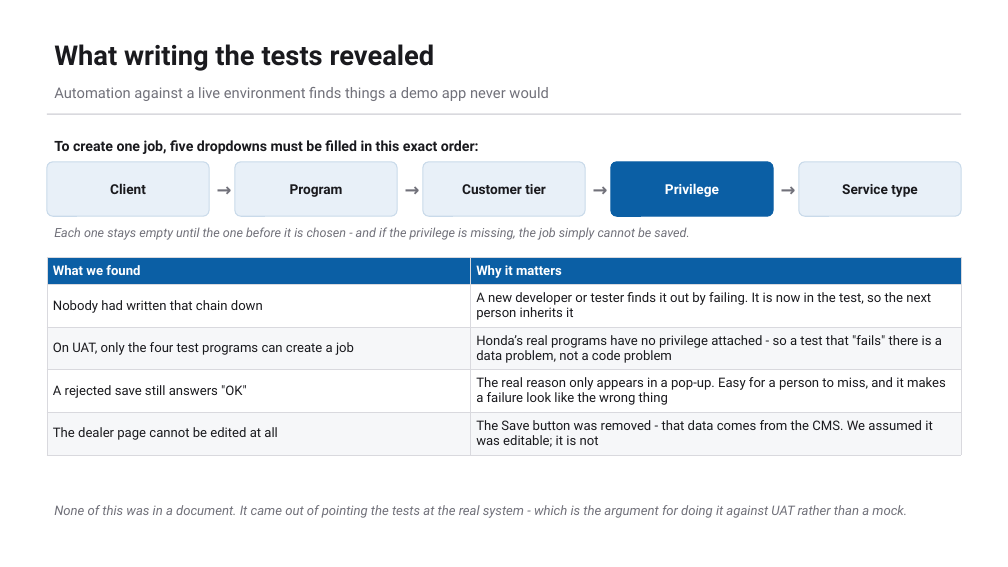
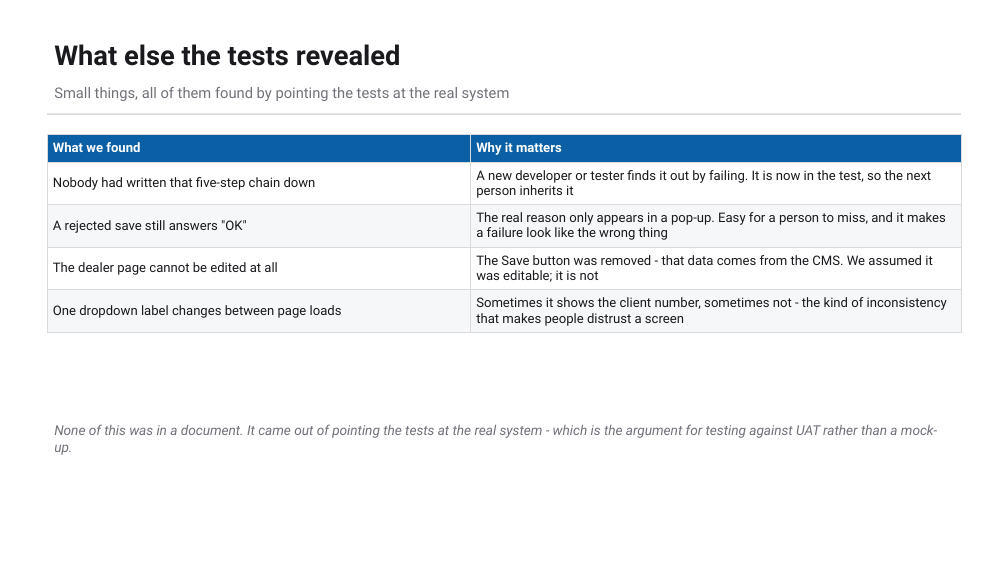
Before and after one commit to bulubuloa/AS.APAC.AI.Workshop, a slide deck: slide 12 of presentations/Web_Test_Automation_Playwright.pptx (slide 10 before the commit). Drawn at 1008x567 pixels with LibreOffice and Linux fonts; fonts in the diff are those of the drawing. Boxes give left, top, right and bottom in pixels: in the first picture for what was removed or moved away, otherwise in the second. Text is boxed around its words. In the diff, an @@ line names an element or a change of style, - is before the commit and + after.

Commit message:
Playwright deck: explain the UAT data problem visually for a mixed audience

```diff
--- a/presentations/Web_Test_Automation_Playwright.pptx
+++ b/presentations/Web_Test_Automation_Playwright.pptx
@@ text at (x1=54, y1=44, x2=401, y2=66): text changed @@
-What writing the tests revealed
+What else the tests revealed
@@ text at (x1=54, y1=87, x2=510, y2=101): text changed @@
-Automation against a live environment finds things a demo app never would
+Small things, all of them found by pointing the tests at the real system
@@ table at (x1=47, y1=135, x2=961, y2=330) @@
-row 2: Nobody had written that chain down | A new developer or tester finds it out by failing. It is now in the test, so the next person inherits it
-row 3: On UAT, only the four test programs can create a job | Honda’s real programs have no privilege attached - so a test that "fails" there is a data problem, not a code problem
+row 2: Nobody had written that five-step chain down | A new developer or tester finds it out by failing. It is now in the test, so the next person inherits it
+row 5: One dropdown label changes between page loads | Sometimes it shows the client number, sometimes not - the kind of inconsistency that makes people distrust a screen
@@ table moved from (x1=47, y1=257, x2=961, y2=451) to (x1=47, y1=135, x2=961, y2=330) @@
@@ text removed at (x1=54, y1=140, x2=479, y2=154) @@
-To create one job, five dropdowns must be filled in this exact order:
@@ rounded rectangle removed at (x1=47, y1=162, x2=209, y2=216) @@
@@ text removed at (x1=209, y1=162, x2=235, y2=216) @@
-→
@@ rounded rectangle removed at (x1=235, y1=162, x2=398, y2=216) @@
@@ text removed at (x1=397, y1=162, x2=423, y2=216) @@
-→
@@ rounded rectangle removed at (x1=423, y1=162, x2=585, y2=216) @@
@@ text removed at (x1=585, y1=162, x2=611, y2=216) @@
-→
@@ rounded rectangle removed at (x1=611, y1=162, x2=774, y2=216) @@
@@ text removed at (x1=774, y1=162, x2=799, y2=216) @@
-→
@@ rounded rectangle removed at (x1=799, y1=162, x2=962, y2=216) @@
@@ text removed at (x1=110, y1=183, x2=146, y2=194) @@
-Client
@@ text removed at (x1=290, y1=184, x2=343, y2=197) @@
-Program
@@ text removed at (x1=462, y1=184, x2=546, y2=194) @@
-Customer tier
@@ text removed at (x1=665, y1=183, x2=719, y2=197) @@
-Privilege
@@ text removed at (x1=842, y1=184, x2=917, y2=197) @@
-Service type
@@ text removed at (x1=54, y1=227, x2=689, y2=240) @@
-Each one stays empty until the one before it is chosen - and if the privilege is missing, the job simply cannot be saved.
@@ text at (x1=54, y1=424, x2=937, y2=455): text changed; size 12.5 to 13 pt @@
-None of this was in a document. It came out of pointing the tests at the real system - which is the argument for doing it against UAT rather than a mock.
+None of this was in a document. It came out of pointing the tests at the real system - which is the argument for testing against UAT rather than a mock-up.
```
Also in this commit, not shown: 2 slides added, 2 other files.
